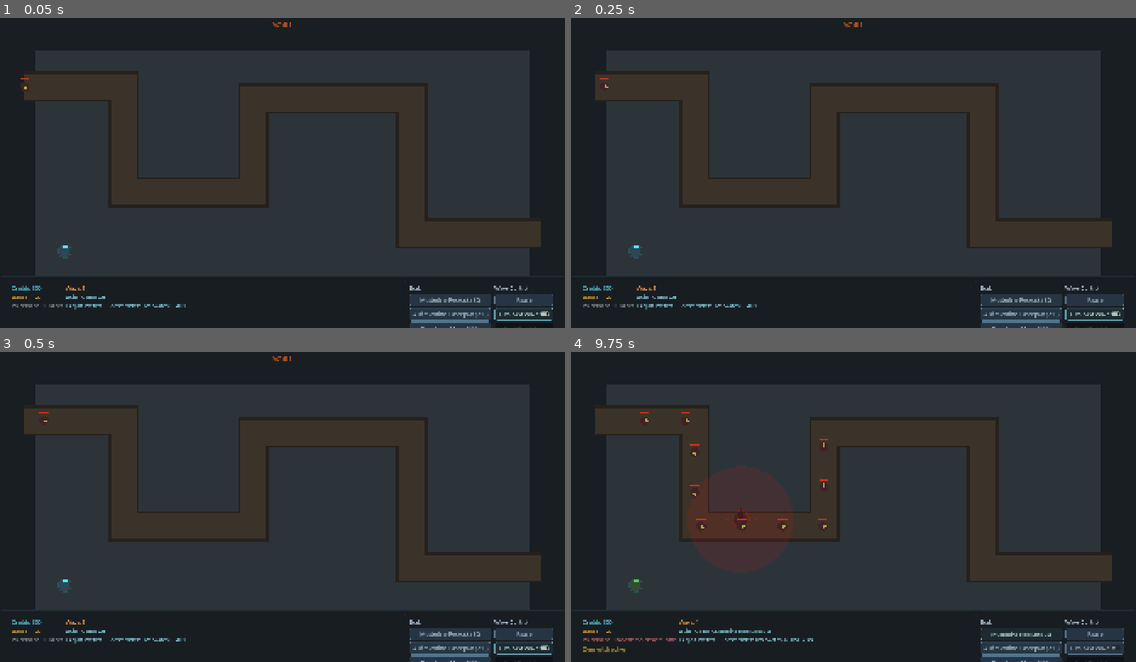
Above: before the commit, frames 1-4 (two rows, left to right).
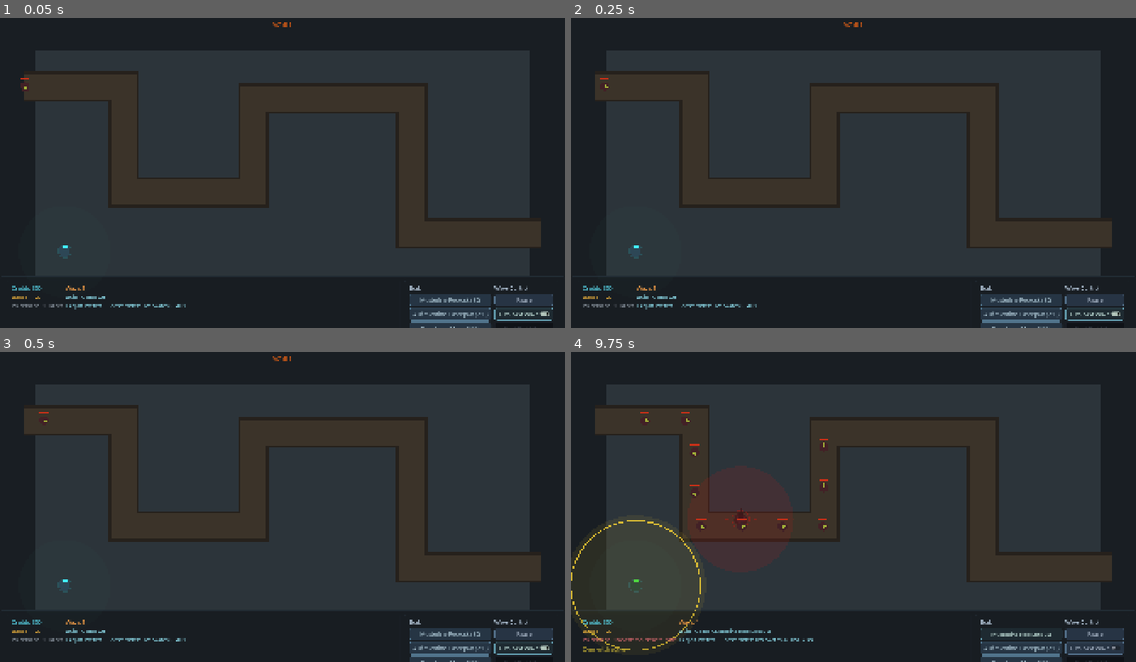
Above: after the commit, the same moments.

Repository: Auda29/TDG
Game: Godot game, scene res://scenes/bootstrap/game_root.tscn
The game is run twice, just before and just after one commit, with the same random seed, the same clock (stepped at 60 frames per second) and the same inputs. This scene is started directly instead of the project's main scene.
Inputs (mouse positions are in pixels of both pictures, inside the frame that each line leads up to):
- Up to frame 1 (0.05 s): no input
- Up to frame 2 (0.25 s): no input
- Up to frame 3 (0.5 s): no input
- Up to frame 4 (9.75 s): click "Auto Next Wave" at 0.5 s; click "Auto Next Wave" at 1.25 s; click "Musterline Redoubt (80)" at 2 s; click "Auric Sentinel Lancepost (210)" at 2.75 s; click "Musterline Redoubt (80)" at 3.5 s; click "Auric Sentinel Lancepost (210)" at 4.25 s; click "Musterline Redoubt (80)" at 5 s; click "Auric Sentinel Lancepost (210)" at 5.75 s; click "Auto Next Wave" at 6.5 s; click "Pause" at 7.25 s; click "Resume" at 8 s; move the mouse to (977, 488) at 8.77 s; tap 1 (ability_1) at 8.85 s; move the mouse to (740, 519) at 9.52 s; tap 2 (ability_2) at 9.6 s

The runs differ from the first frame. In frame 4, 0.3% of the frame differs, in the area x 0-23%, y 54-97%.

Commit message:
Update MVP enemy and tower attributes for enhanced gameplay dynamics
Refined various enemy and tower configurations, including adjustments to special abilities, descriptions, and stats to improve balance and gameplay experience. Enhanced localization for better clarity in both English and German. Notable changes include reworking the Legion Prefect's abilities, updating the Maw Colossus's special rules, and refining the descriptions and stats of several towers to better reflect their roles in gameplay.

Diff:
--- a/game/data/mvp/commander/legion_prefect.tres
+++ b/game/data/mvp/commander/legion_prefect.tres
@@ -13,18 +13,18 @@
 description = "A disciplined battlefield commander built to enhance tower placement and target focus without becoming a one-unit army. It is the clearest MVP commander for the prototype roster."
 description_de = "Ein disziplinierter Schlachtfeld-Commander, der Turmplatzierung und Zielpriorisierung stärkt, ohne selbst zur Ein-Mann-Armee zu werden. Er ist die klarste MVP-Commander-Wahl für den Prototyp."
 tags = PackedStringArray("commander", "support", "ballistic", "doctrine", "mvp")
-extra_stats = {"role": "support commander", "armor_rating": 3, "movement": 260.0, "dps": 58.0, "secondary_ability_name": "Bulwark Beacon", "secondary_ability_description": "Creates a 5.0 radius beacon for 8s: towers gain +15% attack speed and +10% range.", "passive_name": "Battle Doctrine", "passive_description": "Towers within 3.0 gain +8% target reaction / accuracy."}
+extra_stats = {"role": "support commander", "move_speed": 260.0, "dps": 58.0, "overwatch_fire_rate_bonus": 0.25, "passive_name": "Battle Doctrine", "passive_description": "Nearby towers gain improved target reaction and firing tempo during overwatch coverage."}
 move_speed = 260.0
-attack_range = 6.5
+attack_range = 156.0
 fire_rate = 2.222222
 damage = 26.0
 max_health = 900.0
-overwatch_radius = 5.0
+overwatch_radius = 220.0
 overwatch_duration = 8.0
 overwatch_cooldown = 22.0
 overwatch_fire_rate_multiplier = 1.25
 turn_speed = 9.0
-ability_name = "Kill Designation"
-ability_name_de = "Todesmarkierung"
-ability_description = "Marks a target for 10s; towers deal +25% damage against it."
-ability_description_de = "Markiert ein Ziel für 10s; Türme verursachen +25% Schaden gegen dieses Ziel."
+ability_name = "Overwatch"
+ability_name_de = "Overwatch"
+ability_description = "For 8s, nearby towers fire 25% faster within a 220 radius. Cooldown: 22s."
+ability_description_de = "Für 8s feuern nahe Türme in einem Radius von 220 um 25% schneller. Abklingzeit: 22s."
--- a/game/data/mvp/enemies/maw_colossus.tres
+++ b/game/data/mvp/enemies/maw_colossus.tres
@@ -13,7 +13,7 @@
 description = "A colossal siege organism for the MVP roster. It combines heavy armor, extreme leak damage, and breakpoint-based reinforcement pressure into a final boss encounter."
 description_de = "Ein kolossaler Belagerungsorganismus für die MVP-Liste. Er kombiniert schwere Panzerung, extremen Leak-Schaden und verstärkungsbasierte Schwellenmechaniken zu einem finalen Bosskampf."
 tags = PackedStringArray("boss", "colossal", "siege", "mvp")
-extra_stats = {"role": "boss / siege monster", "threat": 10, "bounty": 180, "special_rule": "Brood Call: summons 6 Scuttleborn at 80%, 60%, 40%, and 20% HP.", "rage_threshold": "Below 25% HP gains +20% movement."}
+extra_stats = {"role": "boss / siege monster", "threat": 10, "bounty": 180, "special_rule": "Brood Call: reinforcement surges trigger as the colossus weakens, increasing end-fight pressure.", "rage_threshold": "Below 25% HP it becomes significantly faster."}
 max_health = 5200.0
 move_speed = 74.0
 fortress_damage = 20
--- a/game/data/mvp/enemies/razor_leaper.tres
+++ b/game/data/mvp/enemies/razor_leaper.tres
@@ -11,9 +11,9 @@
 short_description = "Fast breach enemy that punishes slow defenses."
 short_description_de = "Schneller Durchbruchsgegner, der träge Verteidigungen bestraft."
 description = "A rapid assault organism built to punish slow or overly heavy tower setups. If it is not intercepted quickly, it creates immediate leak pressure."
-description_de = "Ein schneller Angriffsorganismus, der langsame oder zu schwere Tower-Setups bestraft. Wird er nicht früh gestoppt, erzeugt er sofortigen Leak-Druck."
+description_de = "Ein schneller Angriffsorganismus, der langsame oder zu schwere Turmaufstellungen bestraft. Wird er nicht früh gestoppt, erzeugt er sofortigen Leak-Druck."
 tags = PackedStringArray("fast", "leaper", "assault", "mvp")
-extra_stats = {"role": "fast mover / gap punisher", "threat": 4, "bounty": 10, "special_rule": "Pounce: every 6s it jumps forward and ignores short slow effects."}
+extra_stats = {"role": "fast mover / gap punisher", "threat": 4, "bounty": 10, "special_rule": "Pounce: every 6s it lunges forward, creating sudden leak pressure."}
 max_health = 95.0
 move_speed = 220.0
 fortress_damage = 2
--- a/game/data/mvp/enemies/spore_herald.tres
+++ b/game/data/mvp/enemies/spore_herald.tres
@@ -9,11 +9,11 @@
 display_name = "Spore Herald"
 display_name_de = "Sporen-Herold"
 short_description = "Backline support enemy that buffs nearby attackers."
-short_description_de = "Backline-Supportgegner, der nahe Angreifer verstärkt."
+short_description_de = "Rücklinien-Supportgegner, der nahe Angreifer verstärkt."
 description = "A support bio-form that stays behind the front and amplifies nearby enemies through healing or mobility pressure. It is designed to be a clear priority target."
 description_de = "Eine Support-Bioform, die hinter der Front bleibt und nahe Gegner durch Heilung oder Bewegungsdruck verstärkt. Sie ist bewusst als klares Prioritätsziel ausgelegt."
 tags = PackedStringArray("support", "spore", "buffer", "mvp")
-extra_stats = {"role": "support buffer", "threat": 6, "bounty": 18, "special_rule": "Spore Burst Aura: nearby enemies regenerate 8 HP/s or gain +20% movement, depending on encounter setup."}
+extra_stats = {"role": "support buffer", "threat": 6, "bounty": 18, "special_rule": "Spore Burst Aura: nearby enemies gain regenerative or speed-based support pressure."}
 max_health = 180.0
 move_speed = 108.0
 fortress_damage = 2
--- a/game/data/mvp/towers/auric_sentinel_lancepost.tres
+++ b/game/data/mvp/towers/auric_sentinel_lancepost.tres
@@ -14,7 +14,7 @@
 description = "A precision defense platform built to break heavy targets with a small number of devastating shots. Expensive, specialized, and ideal as a boss-pressure anchor."
 description_de = "Eine Präzisionsplattform zur Ausschaltung schwerer Ziele mit wenigen, verheerenden Schüssen. Teuer, spezialisiert und ideal als Bossdruck-Anker."
 tags = PackedStringArray("elite", "precision", "anti-armor", "anti-boss", "mvp")
-extra_stats = {"role": "anti-armor / elite killer", "dps": 80.0, "armor_pressure": "very high", "target_modes": PackedStringArray("Strongest", "Elite", "Boss"), "special_rule": "Priority Lance: +35% damage against elite and boss targets."}
+extra_stats = {"role": "anti-armor / elite killer", "dps": 80.0, "armor_pressure": "very high", "target_modes": PackedStringArray("Strongest", "Elite", "Boss"), "special_rule": "Priority Lance: +35% damage against elite targets and +60% against bosses."}
 tower_cost = 210
 attack_range = 204.0
 fire_rate = 0.5
--- a/game/data/mvp/towers/cogforged_relay_spire.tres
+++ b/game/data/mvp/towers/cogforged_relay_spire.tres
@@ -8,13 +8,13 @@
 tower_id = "cogforged_relay_spire"
 category = "tower"
 display_name = "Cogforged Relay Spire"
-display_name_de = "Zahngeschmiedete Relais-Spire"
+display_name_de = "Zahngeschmiedete Relais-Spitze"
 short_description = "Support scan tower that buffs nearby defenses."
-short_description_de = "Support- und Scan-Turm, der nahe Verteidigungen verstärkt."
+short_description_de = "Unterstützungs- und Aufklärungsturm, der nahe Verteidigungen verstärkt."
 description = "A utility tower built to improve nearby defenses through targeting assistance, attack tempo, and battlefield scanning. It is a systems piece rather than a raw damage carry."
-description_de = "Ein Utility-Turm, der nahe Verteidigungen durch Zielhilfe, Angriffstempo und Aufklärung verbessert. Er ist ein Systembaustein und kein reiner Schadens-Turm."
+description_de = "Ein Unterstützungsturm, der nahe Verteidigungen durch Zielhilfe, Angriffstempo und Aufklärung verbessert. Er ist ein Systembaustein und kein reiner Schadens-Turm."
 tags = PackedStringArray("support", "scan", "arc", "utility", "mvp")
-extra_stats = {"role": "support / scan", "dps": 14.0, "aura_radius": 5.5, "armor_pressure": "low", "target_modes": PackedStringArray("nearest target"), "special_rule": "Relay Field: nearby towers gain +12% attack speed and +10% targeting; stealth and burrow targets are revealed in the aura."}
+extra_stats = {"role": "support / scan", "dps": 14.3, "aura_radius": 170.0, "armor_pressure": "low", "target_modes": PackedStringArray("Nearest"), "special_rule": "Relay Field: nearby towers gain +12% attack speed and +10% range."}
 tower_cost = 160
 attack_range = 144.0
 fire_rate = 1.428571
--- a/game/data/mvp/towers/pyre_chapel_array.tres
+++ b/game/data/mvp/towers/pyre_chapel_array.tres
@@ -14,7 +14,7 @@
 description = "A brutal flame projector for corridors and bends. It dominates clustered light enemies and applies lingering burn pressure beyond the initial cone."
 description_de = "Ein brutaler Flammenwerfer für Korridore und Kurven. Er dominiert geballte leichte Gegner und hält sie über nachwirkenden Brandschaden weiter unter Druck."
 tags = PackedStringArray("flame", "aoe", "short-range", "anti-swarm", "mvp")
-extra_stats = {"role": "anti-swarm / choke tower", "dps": 90.0, "armor_pressure": "low", "attack_shape": "cone", "target_modes": PackedStringArray("densest group", "nearest in cone"), "special_rule": "Lingering Burn: 8 burn DPS for 2.5s, refreshed on hit."}
+extra_stats = {"role": "anti-swarm / choke tower", "dps": 90.0, "armor_pressure": "low", "attack_shape": "cone", "target_modes": PackedStringArray("densest group", "nearest in cone"), "special_rule": "Incinerator Wash: short-range flame bursts with heavy splash pressure against clustered targets."}
 tower_cost = 130
 attack_range = 91.2
 fire_rate = 5.0
--- a/game/data/mvp/towers/reliquary_bombard.tres
+++ b/game/data/mvp/towers/reliquary_bombard.tres
@@ -14,7 +14,7 @@
 description = "A slow-firing relic artillery tower that punishes clustered enemies from long range. It is designed around indirect splash pressure rather than direct sustained fire."
 description_de = "Ein langsam feuernder Reliquien-Artillerieturm, der dichte Gegnergruppen auf große Entfernung bestraft. Er ist auf indirekten Flächendruck statt direkten Dauerschaden ausgelegt."
 tags = PackedStringArray("artillery", "explosive", "indirect", "aoe", "mvp")
-extra_stats = {"role": "indirect fire / aoe", "single_target_dps": 40.0, "direct_damage": 120.0, "splash_damage": 60.0, "splash_radius": 2.2, "target_modes": PackedStringArray("largest group", "marked zone"), "special_rule": "Buried Coordinates: +25% accuracy against marked or slowed groups."}
+extra_stats = {"role": "indirect fire / aoe", "single_target_dps": 40.0, "direct_damage": 120.0, "splash_damage": 60.0, "splash_radius": 84.0, "target_modes": PackedStringArray("largest group", "marked zone"), "special_rule": "Buried Coordinates: long-range indirect fire with strong splash punishment against clustered targets."}
 tower_cost = 190
 attack_range = 276.0
 fire_rate = 0.333333
--- a/game/scripts/ui/start_menu.gd
+++ b/game/scripts/ui/start_menu.gd
@@ -649,7 +649,7 @@
 		"%s: %.0f" % [_text("stat_damage"), content.damage],
 		"%s: %.2f/s" % [_text("stat_rate"), content.fire_rate],
 		"%s: %.0f" % [_text("stat_range"), content.attack_range],
-		"%s: %.0fs | CD %.0fs | Radius %.0f" % [_text("stat_overwatch"), content.overwatch_duration, content.overwatch_cooldown, content.overwatch_radius],
+		"%s: %.0fs | CD %.0fs | %.0f %s" % [_text("stat_overwatch"), content.overwatch_duration, content.overwatch_cooldown, content.overwatch_radius, _text("stat_range").to_lower()],
 	]
 	if content.extra_stats.has("ability_description"):
 		lines.append("%s: %s" % [_text("stat_ability"), str(content.extra_stats["ability_description"])])
